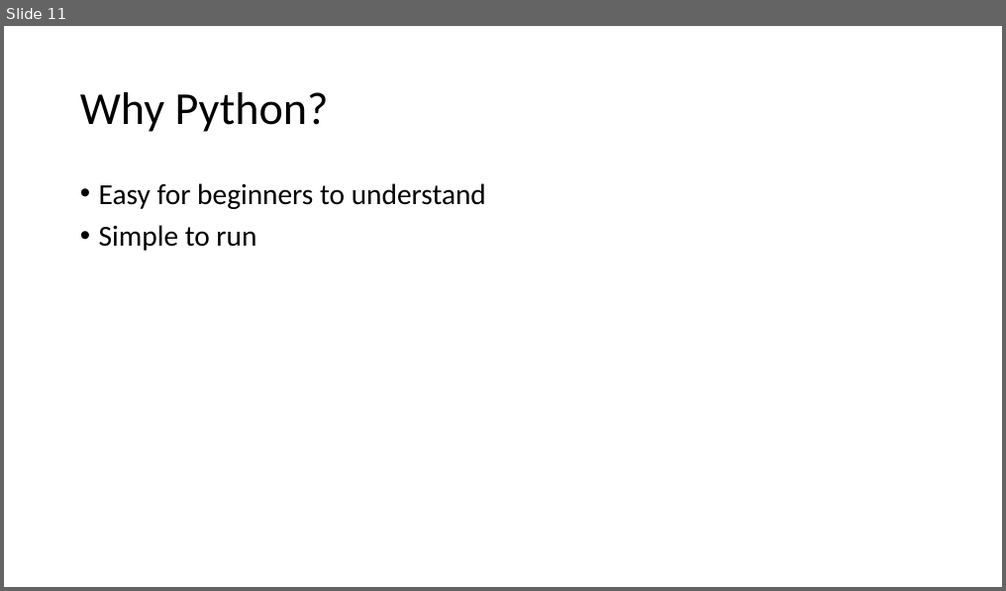
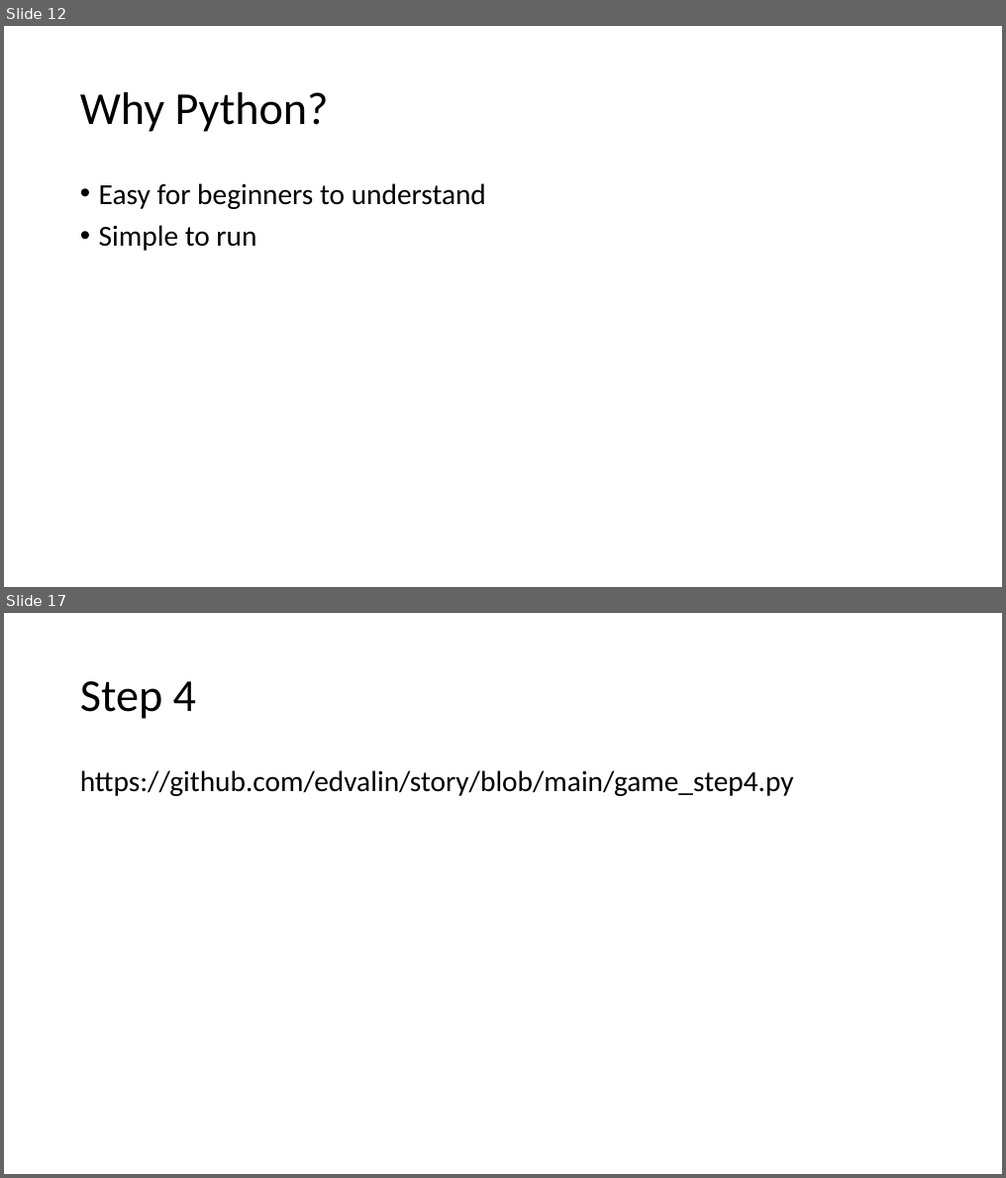
Before and after one commit to edvalin/story, a slide deck: Team Day Learning.pptx. Shown one above the other, each under a label of ours: slide 11 before the commit, slides 12 and 17 after it; the slides between them are not shown. The pictures are 1006x591 and 1006x1178 pixels, drawn with LibreOffice and Linux fonts; fonts in the diff are those of the drawing. Boxes give left, top, right and bottom in pixels: in the first picture for what was removed or moved away, otherwise in the second. Text is boxed around its words. In the diff, an @@ line names an element or a change of style, - is before the commit and + after.

```diff
--- a/Team Day Learning.pptx
+++ b/Team Day Learning.pptx
@@ slide 17 added at bbox=[4, 613, 1002, 1174], background #FFFFFF @@
@@ title added at bbox=[80, 681, 196, 719], 44 pt, text #000000 @@
+Step 4
@@ text added at bbox=[80, 770, 794, 796], 28 pt, text #000000 @@
+https://github.com/edvalin/story/blob/main/game_step4.py
@@ what was slide 11 is now slide 12 @@
```
Also in this commit, not shown: 3 slides changed, 8 other slides added, 3 slides removed, 7 other files.
